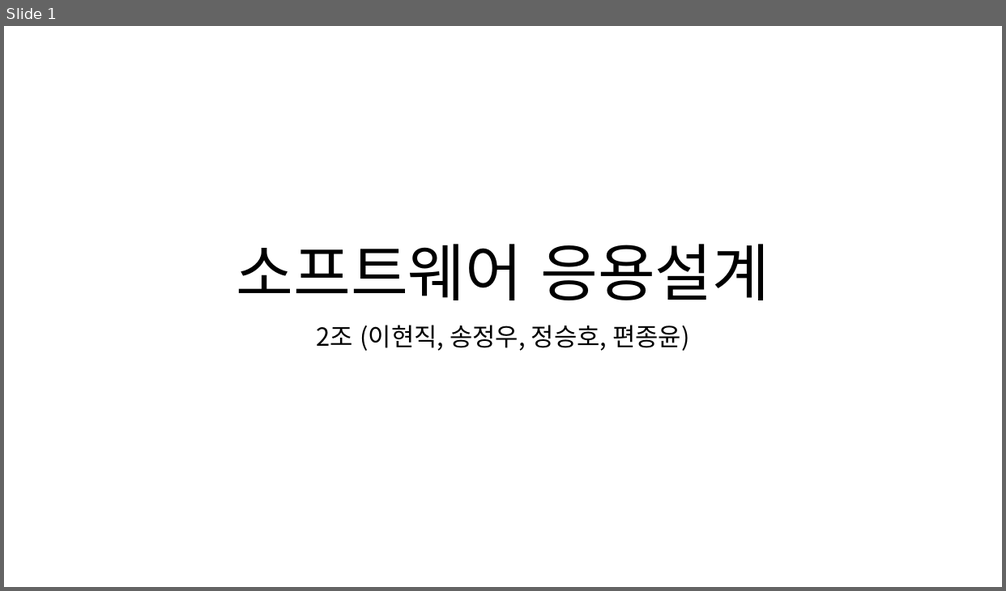
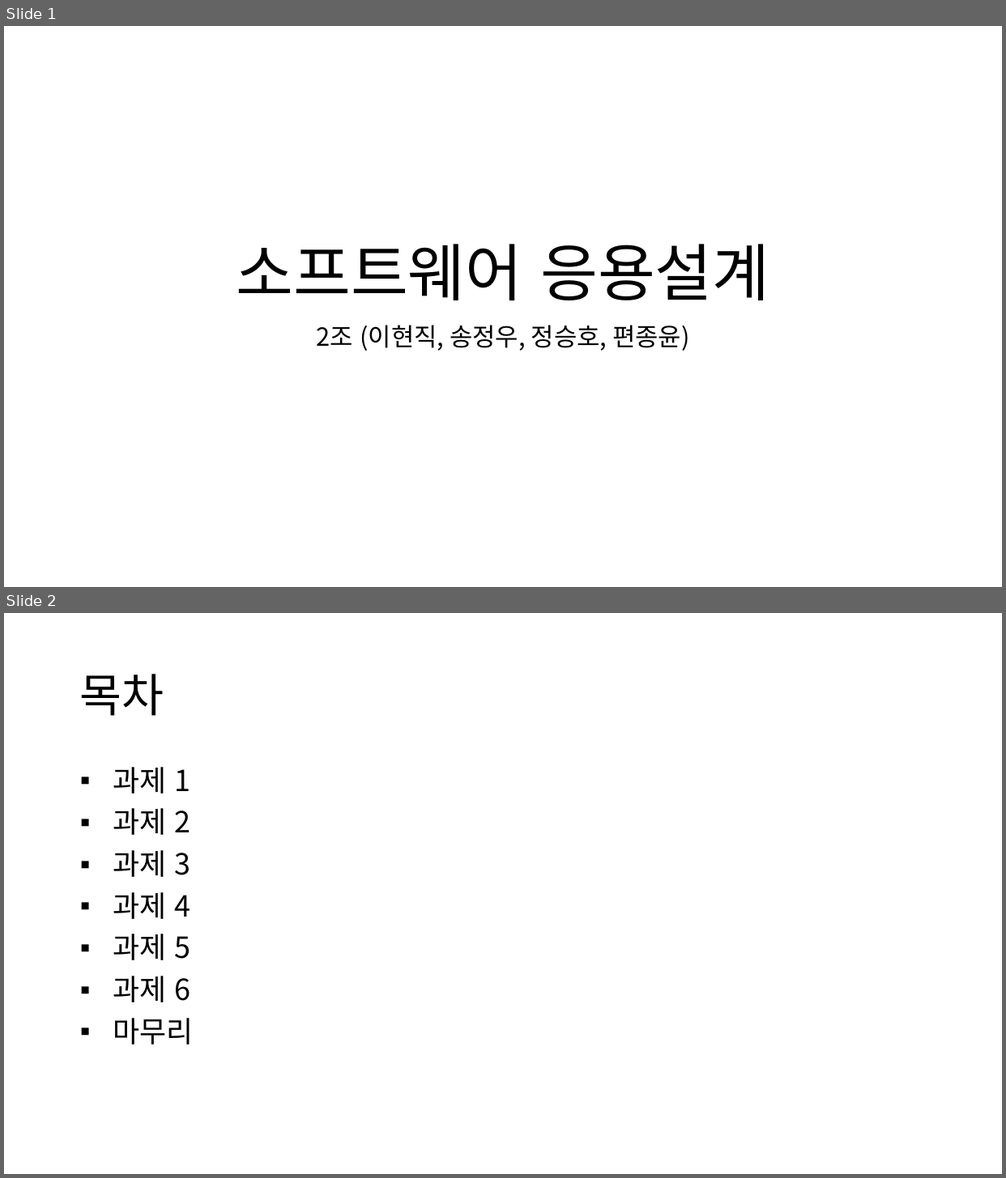
Before and after one commit to TUK-pedestrianSafety/document, a slide deck: ppt/소프트웨어 응용설계 발표자료.pptx. Shown one above the other, each under a label of ours: slide 1 before the commit, slides 1 and 2 after it. The pictures are 1006x591 and 1006x1178 pixels, drawn with LibreOffice and Linux fonts; fonts in the diff are those of the drawing. Boxes give left, top, right and bottom in pixels: in the first picture for what was removed or moved away, otherwise in the second. Text is boxed around its words. In the diff, an @@ line names an element or a change of style, - is before the commit and + after.

```diff
--- a/ppt/소프트웨어 응용설계 발표자료.pptx
+++ b/ppt/소프트웨어 응용설계 발표자료.pptx
@@ slide 2 added at box(4, 613, 1002, 1174), background #FFFFFF @@
@@ title added at box(80, 674, 164, 716), 44 pt, text #000000 @@
+목차
@@ text added at box(113, 767, 193, 1045), 28 pt, text #000000 @@
+▪ 과제 1
+▪ 과제 2
+▪ 과제 3
+▪ 과제 4
+▪ 과제 5
+▪ 과제 6
+▪ 마무리
```
Also in this commit, not shown: 24 other slides added, 1 slide removed.
